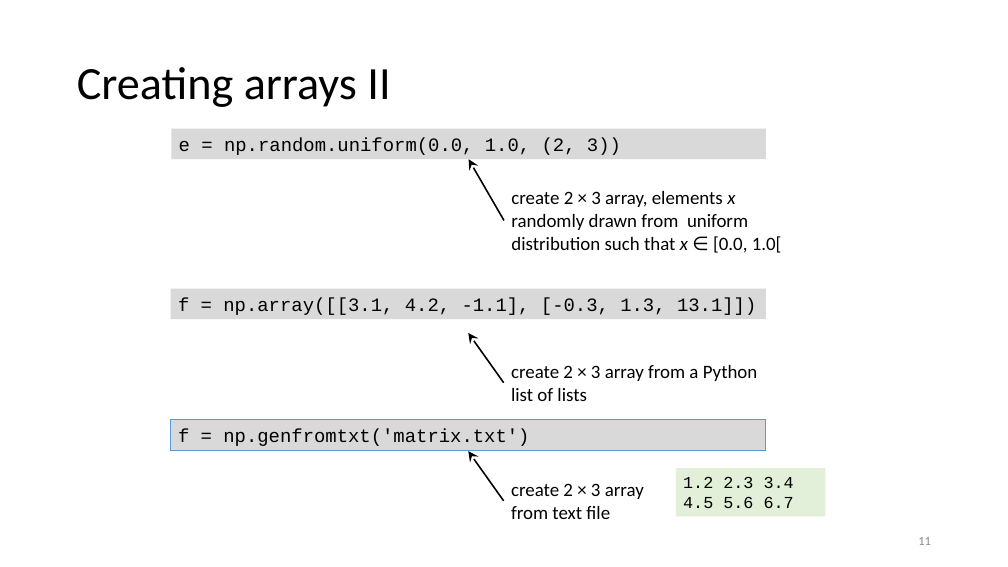
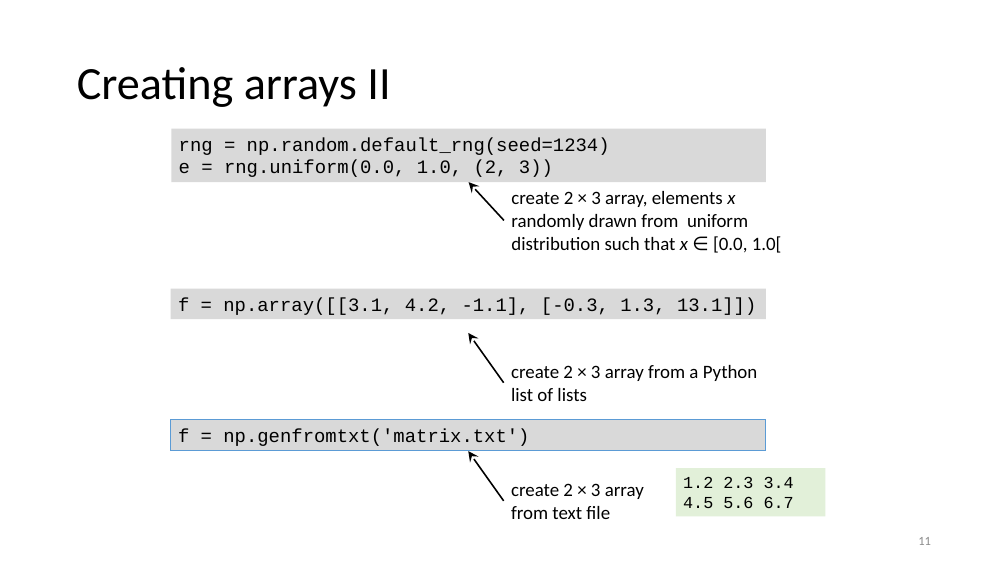
Before and after one commit to gjbex/Scientific-Python, a slide deck: slide 11 of scientific_python.pptx. Drawn at 1008x567 pixels with LibreOffice and Linux fonts; fonts in the diff are those of the drawing. Boxes give left, top, right and bottom in pixels: in the first picture for what was removed or moved away, otherwise in the second. Text is boxed around its words. In the diff, an @@ line names an element or a change of style, - is before the commit and + after.

```diff
--- a/scientific_python.pptx
+++ b/scientific_python.pptx
@@ rectangle "rng = np.random.default_rng(seed=1234)": place and size @@
-rectangle "rng = np.random.default_rng(seed=1234)" at (172,129,767,159)
+rectangle "rng = np.random.default_rng(seed=1234)" at (172,129,767,182)
@@ text in rectangle at (179,138,610,177): text changed @@
-e = np.random.uniform(0.0, 1.0, (2, 3))
+rng = np.random.default_rng(seed=1234)
+e = rng.uniform(0.0, 1.0, (2, 3))
@@ arrow moved from (504, 221) - (469, 160) to (504, 221) - (469, 182) @@
```
Also in this commit, not shown: 2 other slides changed.
